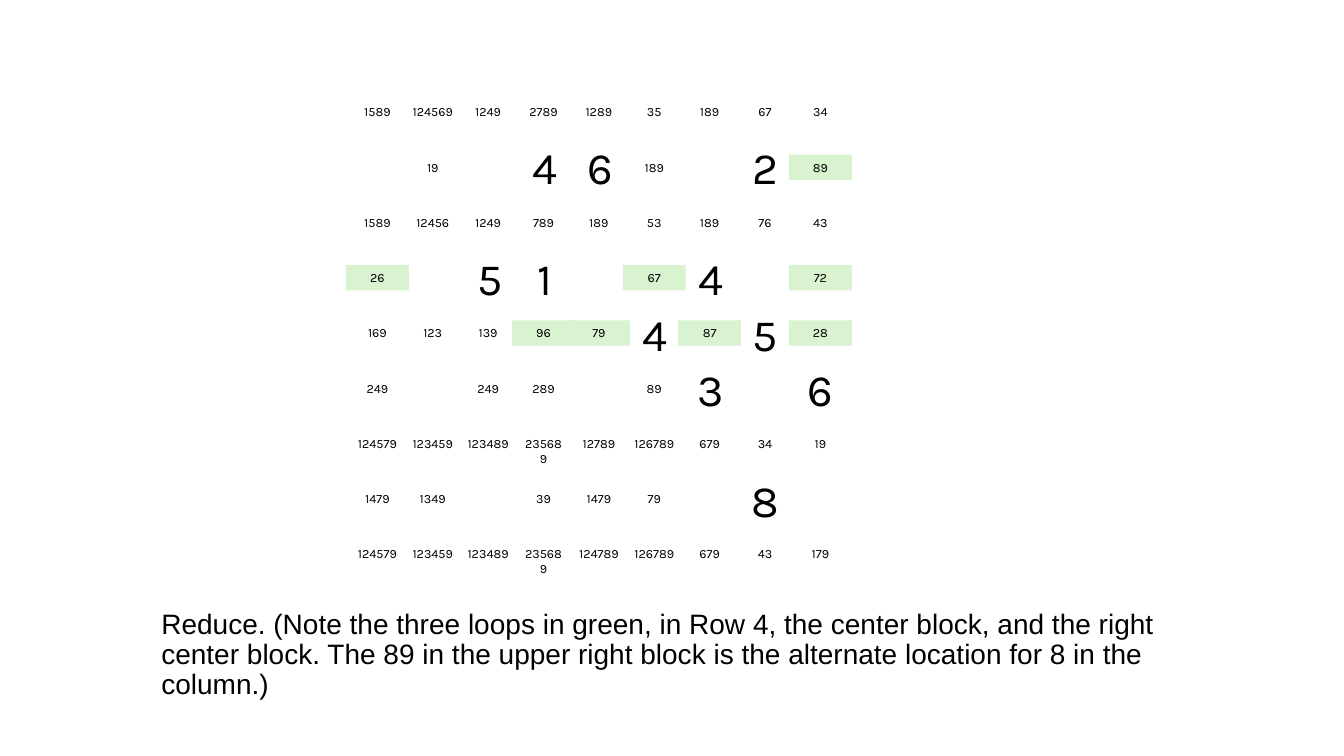
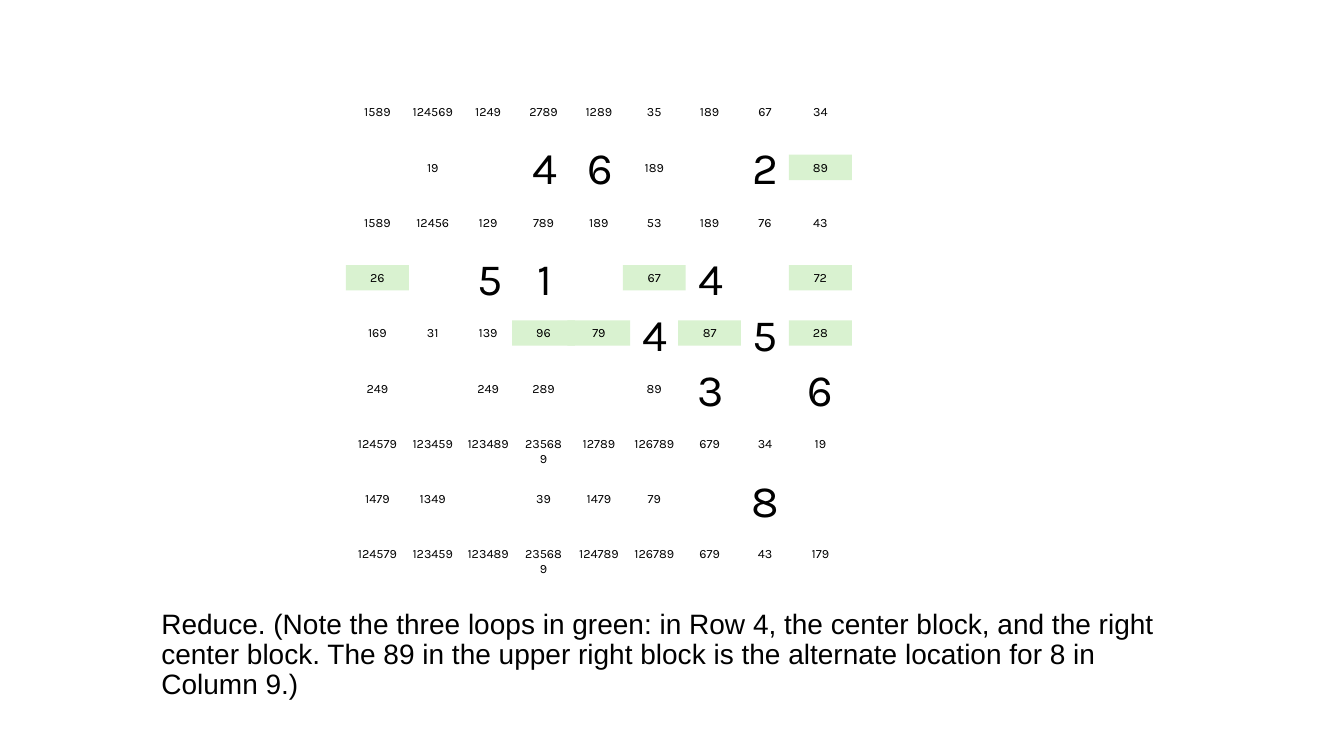
Before and after one commit to jhardis/WSJ_Number_Puzzles, a slide deck: slide 47 of 20260411_2.pptx (slide 46 before the commit). Drawn at 1344x756 pixels with LibreOffice and Linux fonts; fonts in the diff are those of the drawing; background and template pictures are left out. Boxes give left, top, right and bottom in pixels: in the first picture for what was removed or moved away, otherwise in the second. Text is boxed around its words. In the diff, an @@ line names an element or a change of style, - is before the commit and + after.

```diff
--- a/20260411_2.pptx
+++ b/20260411_2.pptx
@@ text at (479,219,498,227): text changed @@
-1249
+129
@@ text at (427,329,439,337): text changed @@
-123
+31
@@ text at (161,613,1153,699): text changed @@
-Reduce. (Note the three loops in green, in Row 4, the center block, and the right center block. The 89 in the upper right block is the alternate location for 8 in the column.)
+Reduce. (Note the three loops in green: in Row 4, the center block, and the right center block. The 89 in the upper right block is the alternate location for 8 in Column 9.)
```
Also in this commit, not shown: 33 other slides changed, 1 slide added.
